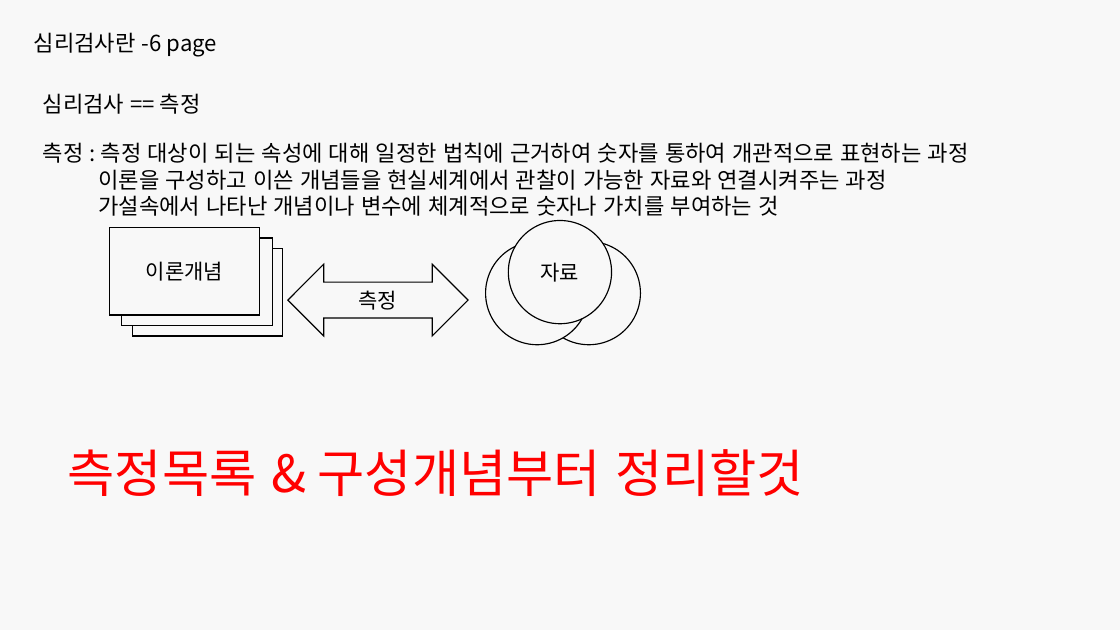
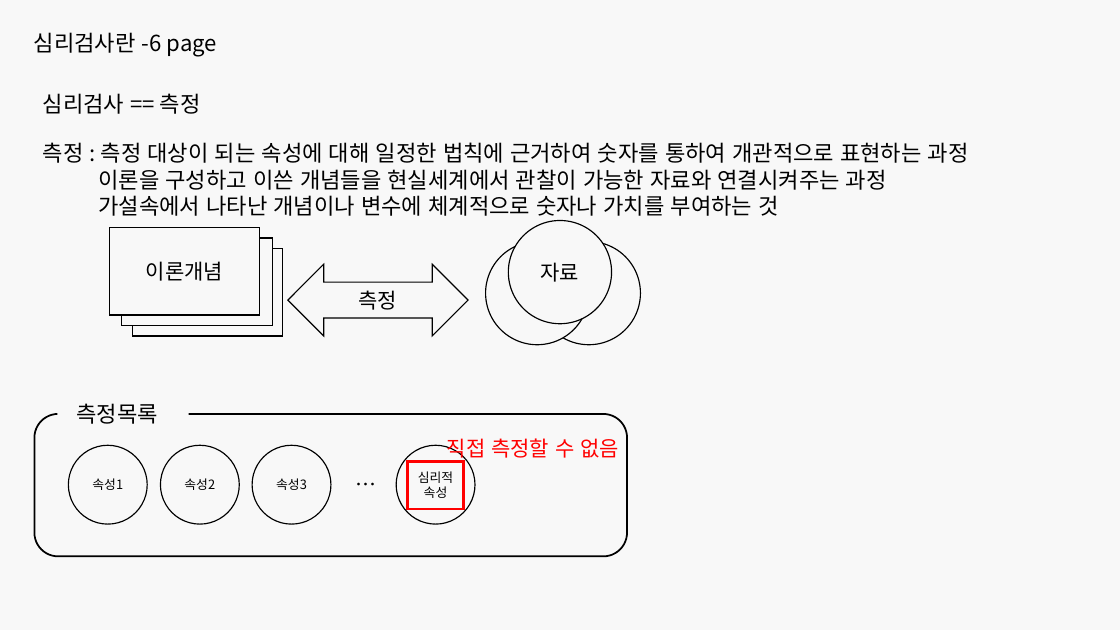
Before and after one commit to CUTE-MOONDO/growing-flowers, a slide deck: slide 9 of 로샤논문.pptx. Drawn at 1120x630 pixels with LibreOffice and Linux fonts; fonts in the diff are those of the drawing. Boxes give left, top, right and bottom in pixels: in the first picture for what was removed or moved away, otherwise in the second. Text is boxed around its words. In the diff, an @@ line names an element or a change of style, - is before the commit and + after.

```diff
--- a/로샤논문.pptx
+++ b/로샤논문.pptx
@@ rounded rectangle added at (34, 414, 628, 557), outline #000000 1.5 pt @@
@@ rectangle added at (57, 401, 188, 425), fill #F8F8F8 @@
@@ text added at (77, 403, 158, 424), 19 pt, text #000000 @@
+측정목록
@@ text removed at (68, 449, 804, 496) @@
-측정목록 & 구성개념부터 정리할것
@@ ellipse added at (68, 445, 147, 524), fill #F8F8F8, outline #000000 1 pt, 11 pt, text #000000 @@
+속성1
@@ ellipse added at (160, 445, 239, 524), fill #F8F8F8, outline #000000 1 pt, 11 pt, text #000000 @@
+속성2
@@ ellipse added at (252, 445, 331, 524), fill #F8F8F8, outline #000000 1 pt, 11 pt, text #000000 @@
+속성3
@@ ellipse added at (397, 445, 476, 524), fill #F8F8F8, outline #000000 1 pt, 11 pt, text #000000 @@
+심리적
+속성
@@ text added at (447, 438, 619, 461), 18 pt, text #FF0000 @@
+직접 측정할 수 없음
@@ text added at (347, 468, 380, 502), 18 pt, text #000000 @@
+…
@@ rectangle added at (408, 462, 463, 509), outline #FF0000 2.25 pt @@
```
Also in this commit, not shown: 2 slides added, 22 other files.
